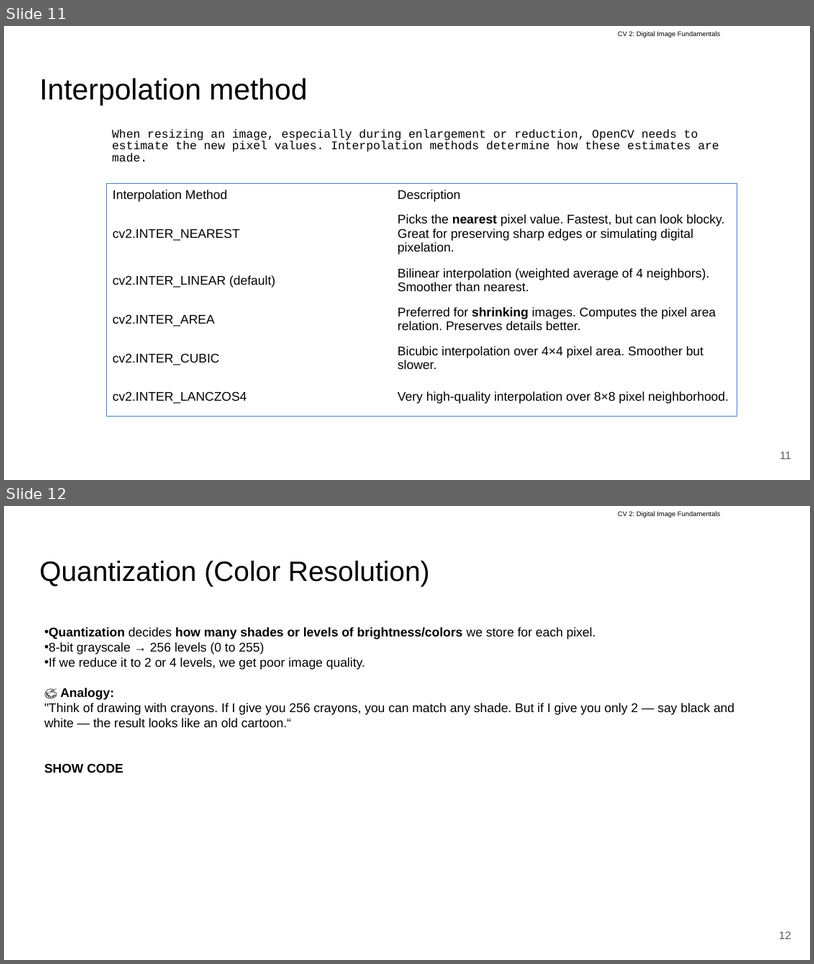
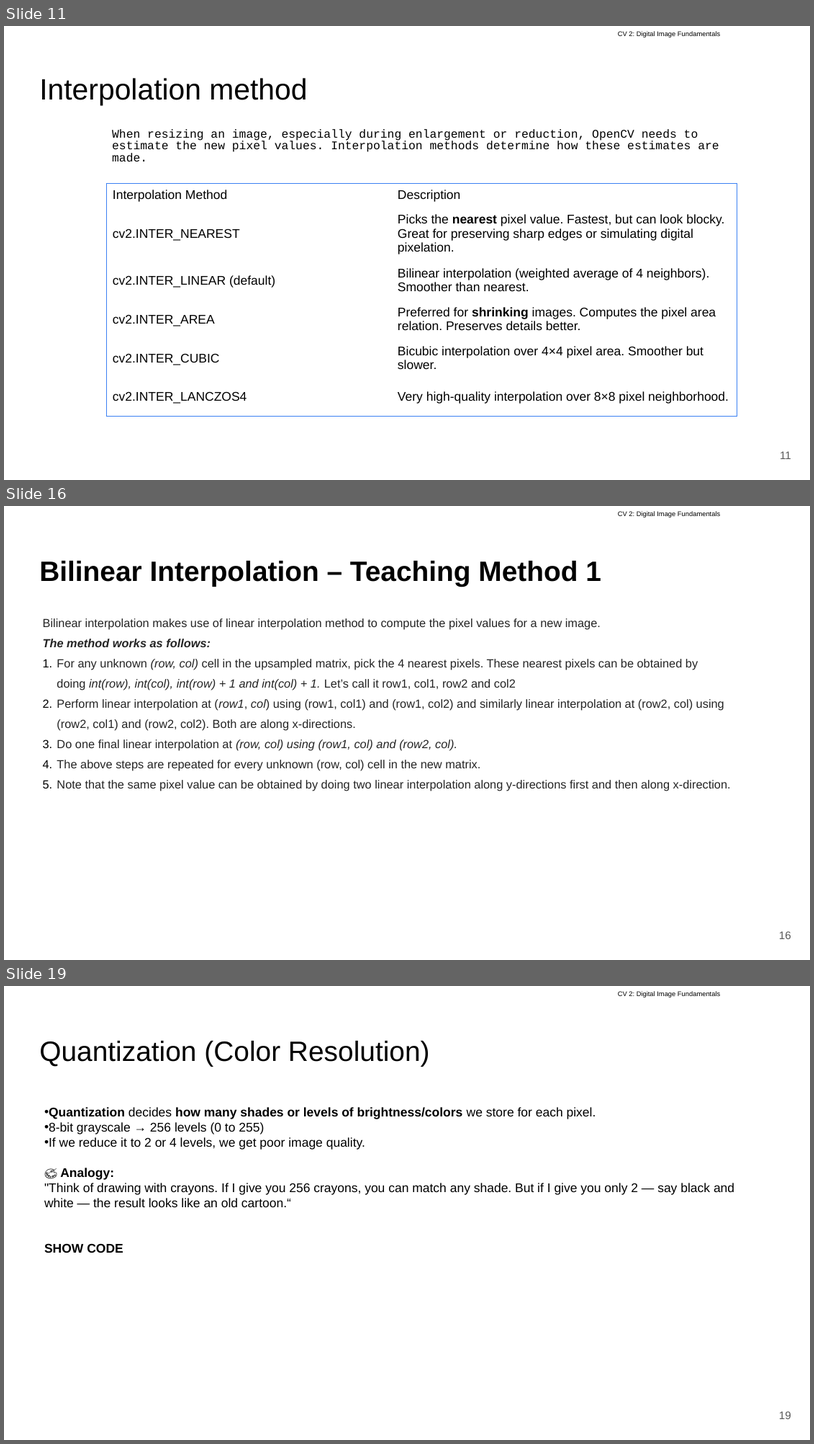
Before and after one commit to RevathiPerumalbits/bitsCV, a slide deck: ComputerVision/Class 02 Image digitization/CV #2 Digital Image, Fundamentals - Aakash.pptx. Shown one above the other, each under a label of ours: slides 11 and 12 before the commit, slides 11, 16 and 19 after it; the slides between them are not shown. The pictures are 814x964 and 814x1444 pixels, drawn with LibreOffice and Linux fonts; fonts in the diff are those of the drawing. Boxes give left, top, right and bottom in pixels: in the first picture for what was removed or moved away, otherwise in the second. Text is boxed around its words. In the diff, an @@ line names an element or a change of style, - is before the commit and + after.

Commit message:
interpolation content added

```diff
--- a/ComputerVision/Class 02 Image digitization/CV #2 Digital Image, Fundamentals - Aakash.pptx
+++ b/ComputerVision/Class 02 Image digitization/CV #2 Digital Image, Fundamentals - Aakash.pptx
@@ slide 16 added at [4,506,810,960], background #FFFFFF; not listed: 1 template element that a slide beside it also shows @@
@@ title added at [39,561,602,586], 33.3 pt, text #000000, bold @@
+Bilinear Interpolation – Teaching Method 1
@@ text added at [43,618,731,790], 14 pt, text #242424 @@
+Bilinear interpolation makes use of linear interpolation method to compute the pixel values for a new image.
+The method works as follows:
+1. For any unknown (row, col) cell in the upsampled matrix, pick the 4 nearest pixels. These nearest pixels can be obtained by doing int(row), int(col), int(row) + 1 and int(col) + 1. Let’s call it row1, col1, row2 and col2
+2. Perform linear interpolation at (row1, col) using (row1, col1) and (row1, col2) and similarly linear interpolation at (row2, col) using (row2, col1) and (row2, col2). Both are along x-directions.
+3. Do one final linear interpolation at (row, col) using (row1, col) and (row2, col).
+4. The above steps are repeated for every unknown (row, col) cell in the new matrix.
+5. Note that the same pixel value can be obtained by doing two linear interpolation along y-directions first and then along x-direction.
@@ page number added at [779,931,792,939], 13 pt, text #595959 @@
+16
@@ what was slide 12 is now slide 19 @@
@@ page number at [779,1411,792,1419]: text changed @@
-12
+19
```
Also in this commit, not shown: 1 slide changed, 6 other slides added, 2 slides removed.
